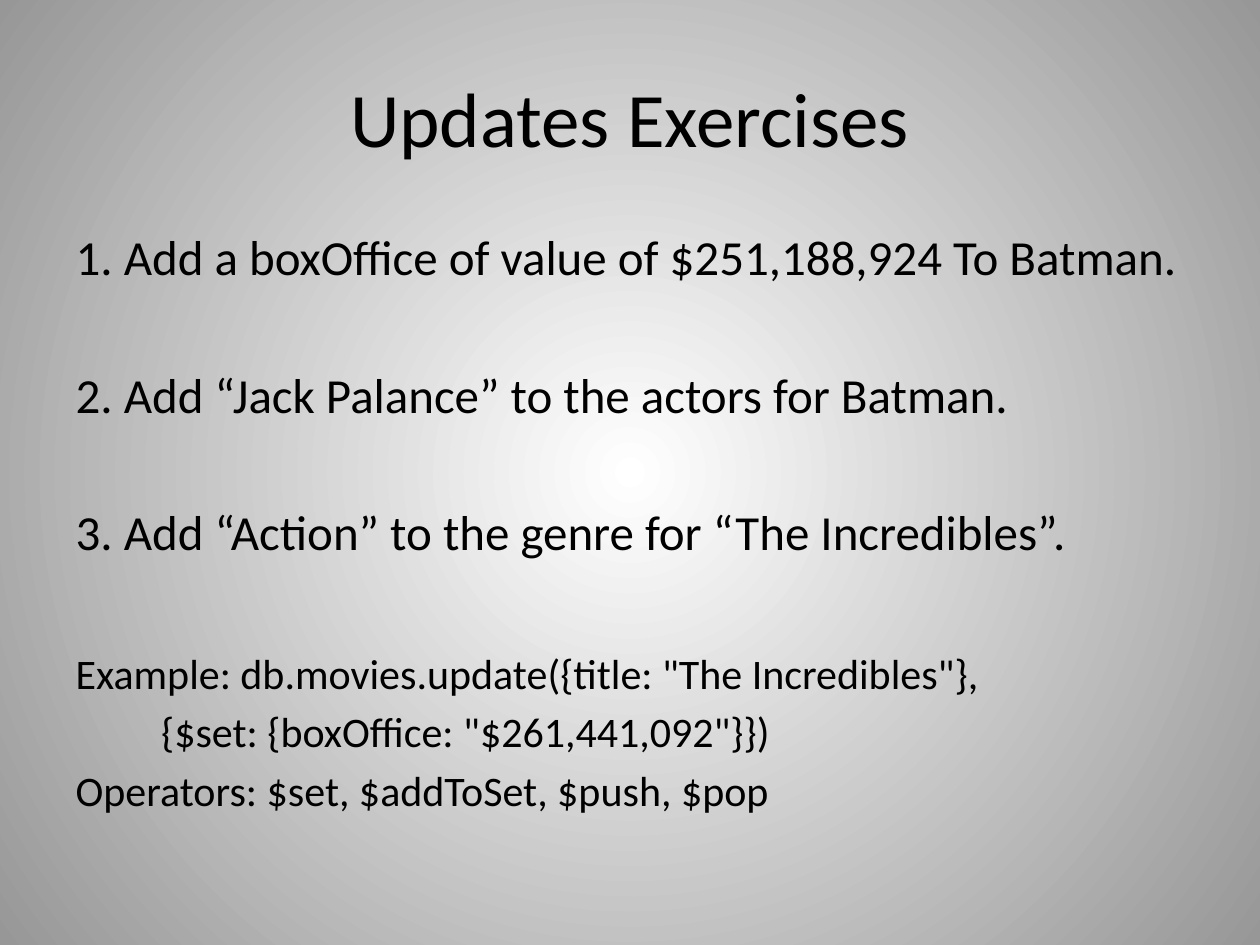
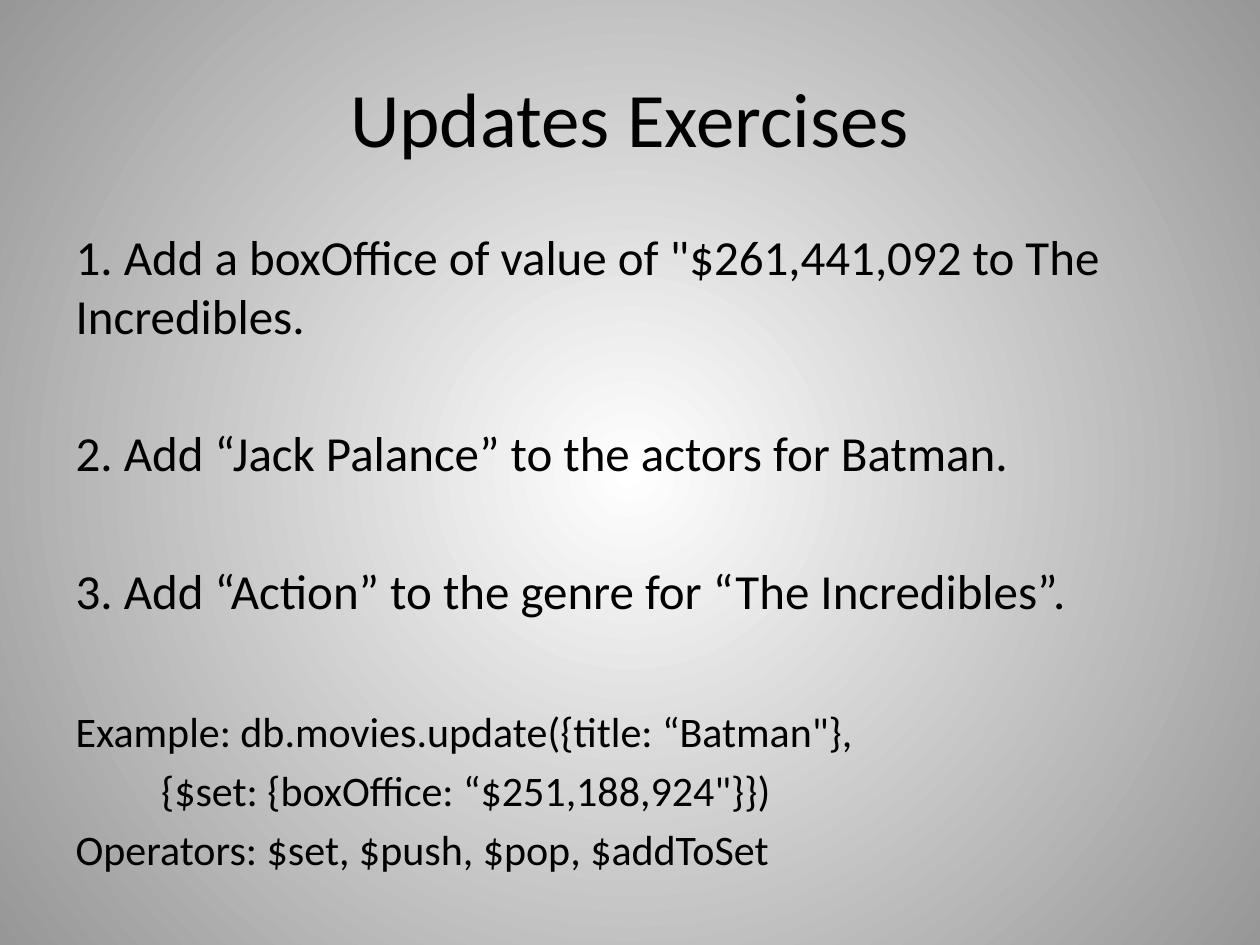
Before and after one commit to dvanvali/mongoDbPresentation, a slide deck: slide 24 of MongoDB.pptx. Drawn at 1260x945 pixels with LibreOffice and Linux fonts; fonts in the diff are those of the drawing. Boxes give left, top, right and bottom in pixels: in the first picture for what was removed or moved away, otherwise in the second. Text is boxed around its words. In the diff, an @@ line names an element or a change of style, - is before the commit and + after.

```diff
--- a/MongoDB.pptx
+++ b/MongoDB.pptx
@@ text at [76, 241, 1099, 335]: text changed @@
-1. Add a boxOffice of value of $251,188,924 To Batman.
+1. Add a boxOffice of value of "$261,441,092 to The Incredibles.
@@ text at [76, 716, 852, 872]: text changed @@
-Example: db.movies.update({title: "The Incredibles"},
-{$set: {boxOffice: "$261,441,092"}})
-Operators: $set, $addToSet, $push, $pop
+Example: db.movies.update({title: “Batman"},
+{$set: {boxOffice: “$251,188,924"}})
+Operators: $set, $push, $pop, $addToSet
```
Also in this commit, not shown: 12 other slides changed, 1 other file.
